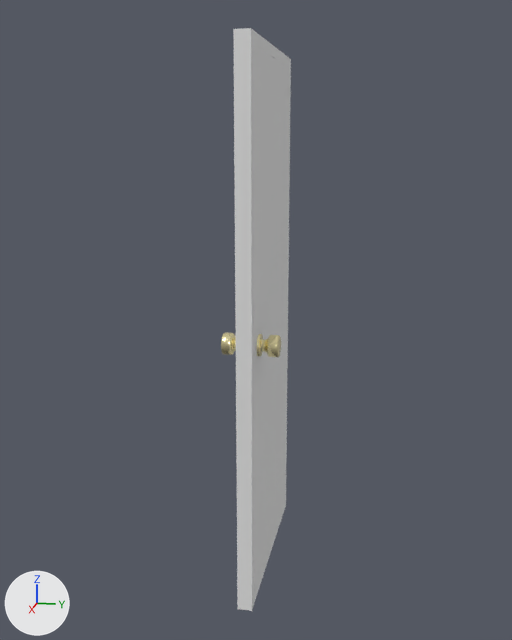
Two versions of the FBX model Assets/Model/Doorsmall.fbx, one commit apart.
Camera for both pictures: a 50 mm lens placed at (-16.3, 1.85, 1.66), pointed at (-18.93, 1.32, 1.0). Lighting does not change. The marker at lower left points along +X, +Y and +Z. Where no turn or scale is listed for an object, it has been applied to the vertices.

Script lines for the objects in view, before the commit:
```python
me_cube_012 = bpy.data.meshes.new('Cube.012')
me_cube_012.from_pydata(...)  # a box spanning x 0.0..0.72, y -0.03..0.03, z -0.98..0.98
me_cube_012.materials.append(mat_door)  # its picture is missing
me_cube_013 = bpy.data.meshes.new('Cube.013')
me_cube_013.from_pydata(...)  # 16 vertices, 14 faces; spans x -0.4..0.4, y -0.03..0.03, z 0.0..2.0
me_cube_013.materials.append(mat_doorfram)  # its picture is missing
me_cube_060 = bpy.data.meshes.new('Cube.060')
me_cube_060.from_pydata(...)  # 774 vertices, 495 faces; spans x -0.04..0.04, y -0.102..0.102, z -0.04..0.04
me_cube_060.materials.append(mat_handle)  # beige #fff3bc
ob_door = bpy.data.objects.new('Door', me_cube_012)
ob_door.location = (-19.297, 1.357, 0.984)
ob_doorframe = bpy.data.objects.new('Doorframe', me_cube_013)
ob_doorframe.location = (-18.932, 1.357, 0.001)
ob_doorframe.rotation_euler = (-3.142, 0.0, 0.0)  # degrees (-180, 0, 0)
ob_doorframe.scale = (-1.0, -1.0, -1.0)
ob_handle = bpy.data.objects.new('Handle', me_cube_060)
ob_handle.location = (-18.658, 1.358, 0.979)
```
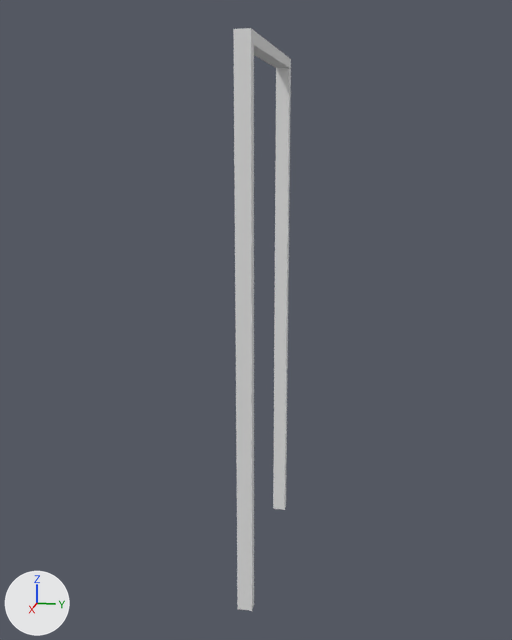
Commit message: DoorSmall Test Round 2

The edits, one by one:
Object 'Handle' (ob_handle) is deleted.
Object 'Door' (ob_door) is deleted.

Pixel boxes [x1, y1, x2, y2] of what changed, in the pictures (512 x 640 px):
'Door', deleted
    before: [254, 45, 289, 603]
'Handle', deleted (beige)
    before: [221, 332, 281, 357]
